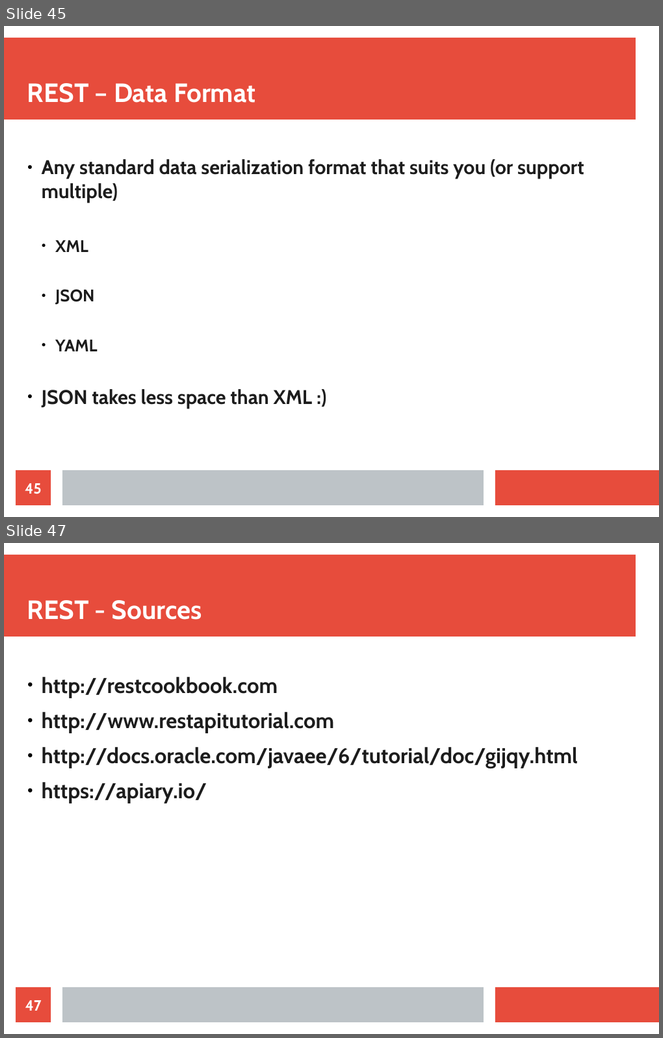
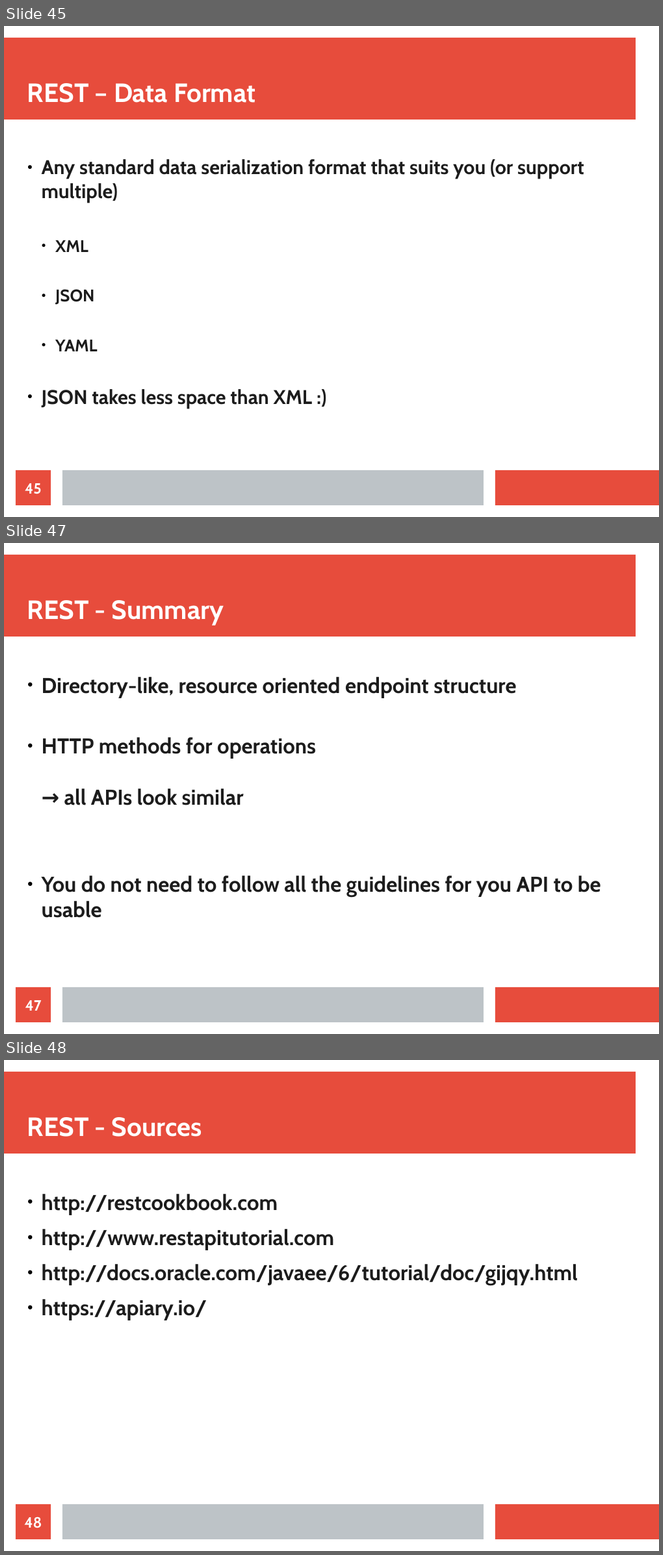
Before and after one commit to maxotta/pia-labs, a slide deck: lectures/ws_wsockets/ws_wsockets.odp. Shown one above the other, each under a label of ours: slides 45 and 47 before the commit, slides 45, 47 and 48 after it; the slides between them are not shown. The pictures are 663x1038 and 663x1555 pixels, drawn with LibreOffice and Linux fonts; fonts in the diff are those of the drawing. Boxes give left, top, right and bottom in pixels: in the first picture for what was removed or moved away, otherwise in the second. Text is boxed around its words. In the diff, an @@ line names an element or a change of style, - is before the commit and + after.

Commit message:
[lec-wss] RESTful forgotten summary

```diff
--- a/lectures/ws_wsockets/ws_wsockets.odp
+++ b/lectures/ws_wsockets/ws_wsockets.odp
@@ slide 47 added at box(4, 543, 659, 1034), background #FFFFFF; not listed: 3 template elements that a slide beside it also shows @@
@@ title added at box(27, 600, 224, 626), 32 pt, text #FFFFFF, bold @@
+REST - Summary
@@ text added at box(42, 677, 601, 918), 26 pt, text #1C1C1C, bold @@
+● Directory-like, resource oriented endpoint structure
+● HTTP methods for operations
+  → all APIs look similar
+● You do not need to follow all the guidelines for you API to be usable
@@ page number added at box(16, 988, 51, 1023), fill #E74C3C, 18 pt, text #FFFFFF, bold @@
+47
@@ what was slide 47 is now slide 48 @@
@@ page number at box(24, 1517, 42, 1529): text changed @@
-47
+48
```
Also in this commit, not shown: 1 slide changed.
